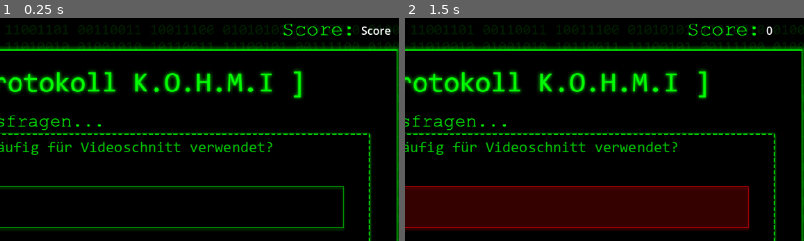
Above: before the commit, frames 1-2 (left to right).
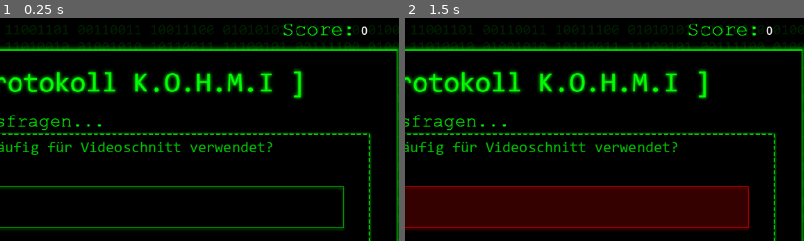
Above: after the commit, the same moments.

Repository: julixus/kohmi_games_v2
Game: Godot game, scene res://scenes/quiz.tscn
Same seed, same stepped clock (60 frames per second), same inputs: the game is played once before the commit and once after it.
Inputs:
- Up to frame 1 (0.25 s): no input
- Up to frame 2 (1.5 s): click "A. Google Chrome" at 0.5 s; click "B. Adobe Premiere Pro" at 1.25 s
The pictures show only the part of the screen within x 45-95%, y 7-57%; the shares and areas given below are measured in that part.

The runs differ from the first frame. In frame 1, 0.2% of the frame differs, in the area x 90-98%, y 3-8%; in frame 2, nothing differs.

Commit message:
Update quiz.gd

Diff:
--- a/scripts/quiz.gd
+++ b/scripts/quiz.gd
@@ -20,6 +20,7 @@
 
 func _ready() -> void:
 	option_buttons = [option_1, option_2, option_3]
+	score_label.text = str(score)
 	load_textures()
 	shuffle_all()
 	new_question()
